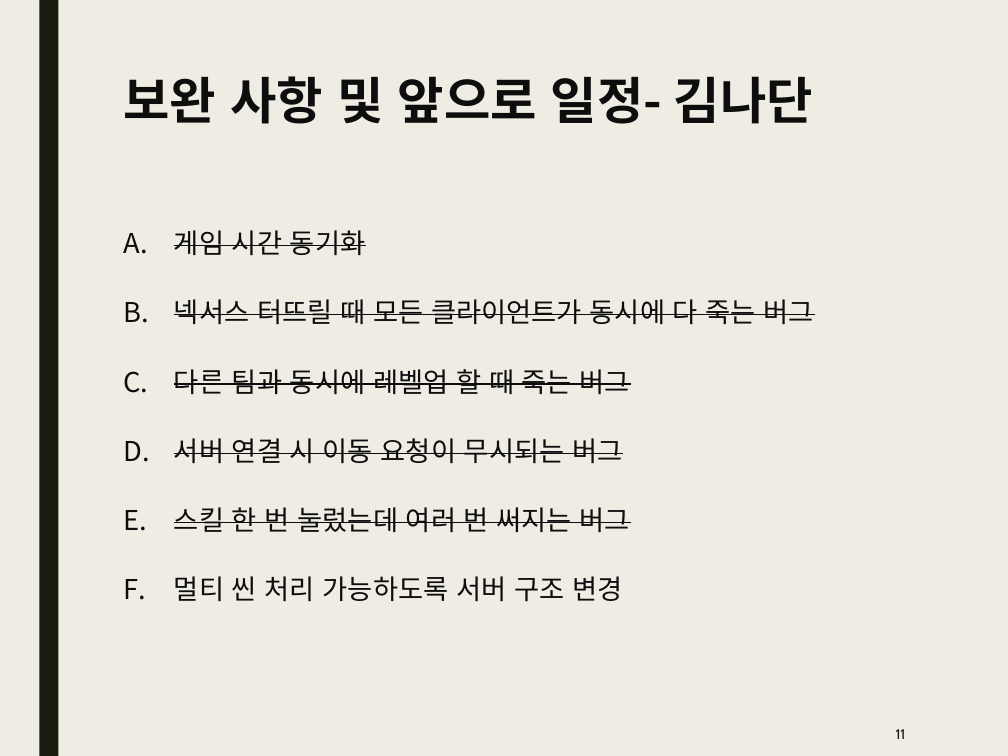
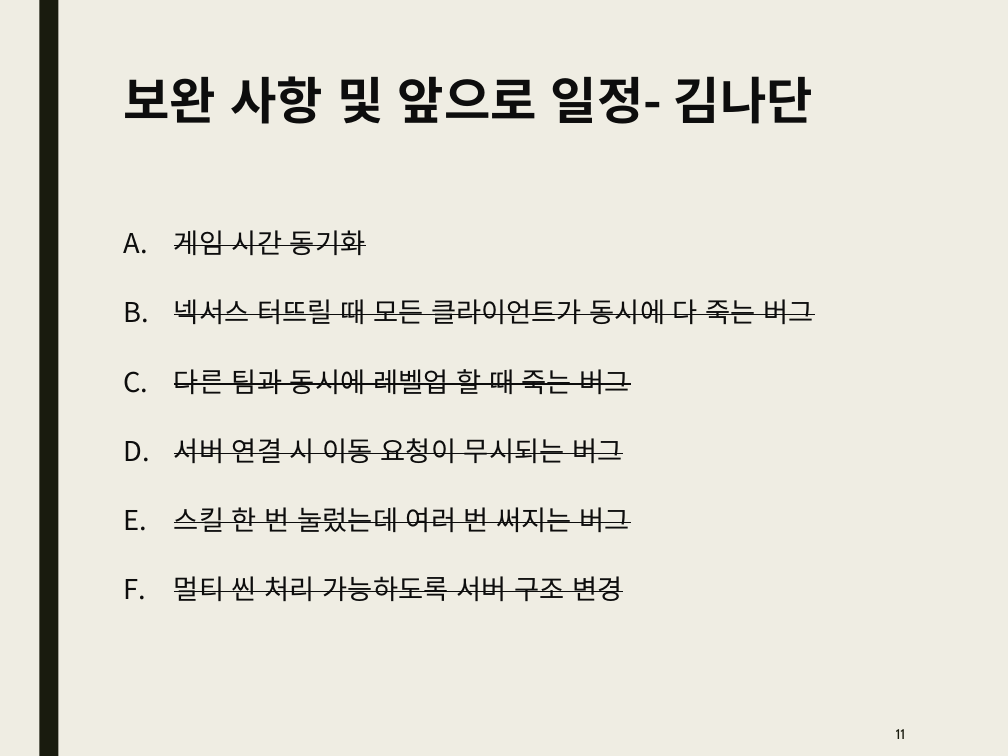
Before and after one commit to Kim2Kang/Documents, a slide deck: slide 11 of 진행사항.pptx. Drawn at 1008x756 pixels with LibreOffice and Linux fonts; fonts in the diff are those of the drawing. Boxes give left, top, right and bottom in pixels: in the first picture for what was removed or moved away, otherwise in the second. Text is boxed around its words. In the diff, an @@ line names an element or a change of style, - is before the commit and + after.

Commit message:
보고서 및 진행사항 업데이트

```diff
--- a/진행사항.pptx
+++ b/진행사항.pptx
@@ text at <box>174,576,622,601</box>: strikethrough on in "멀티 씬 처리 가능하도록 서버 구조 변경" @@
```
Also in this commit, not shown: 1 other file.
